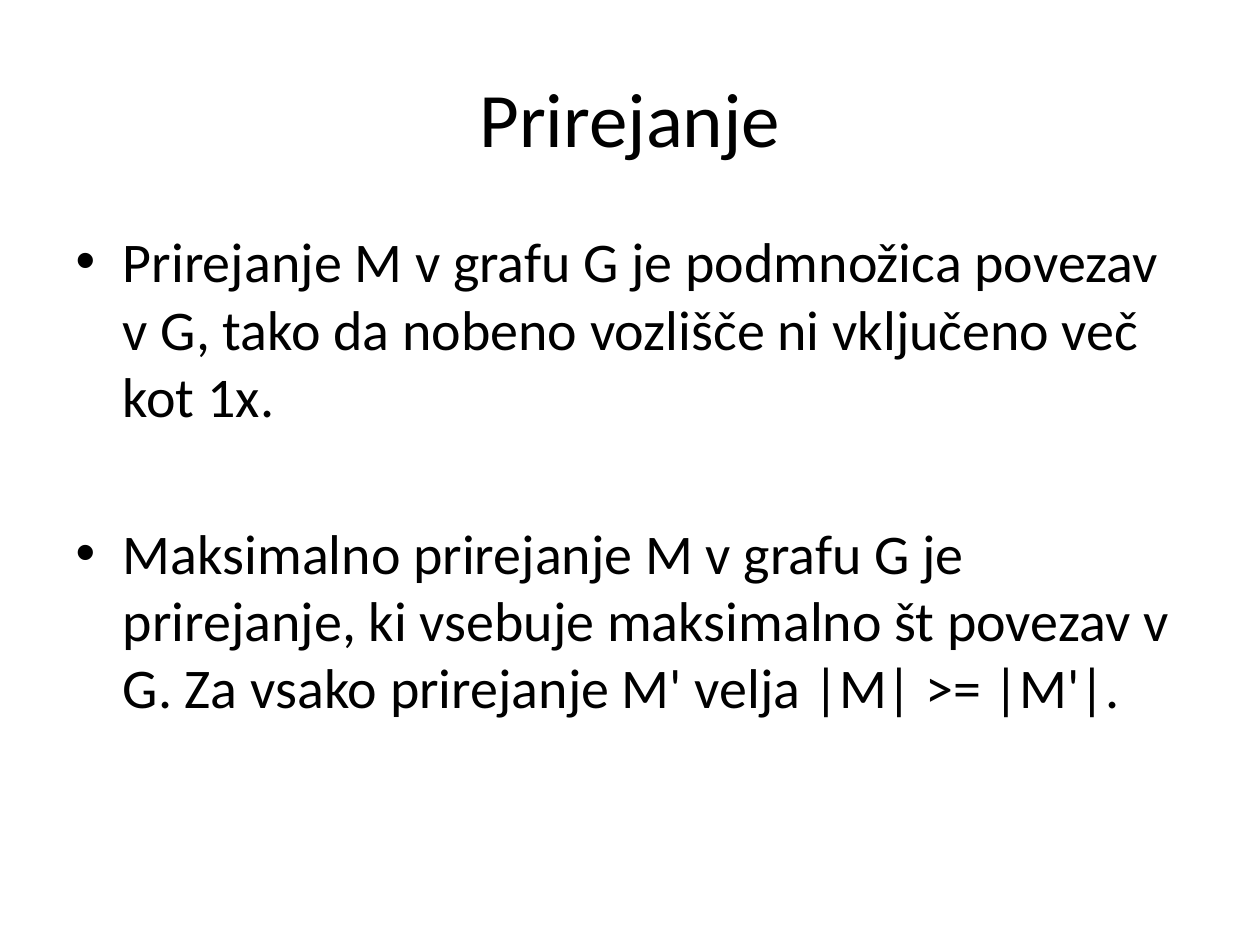
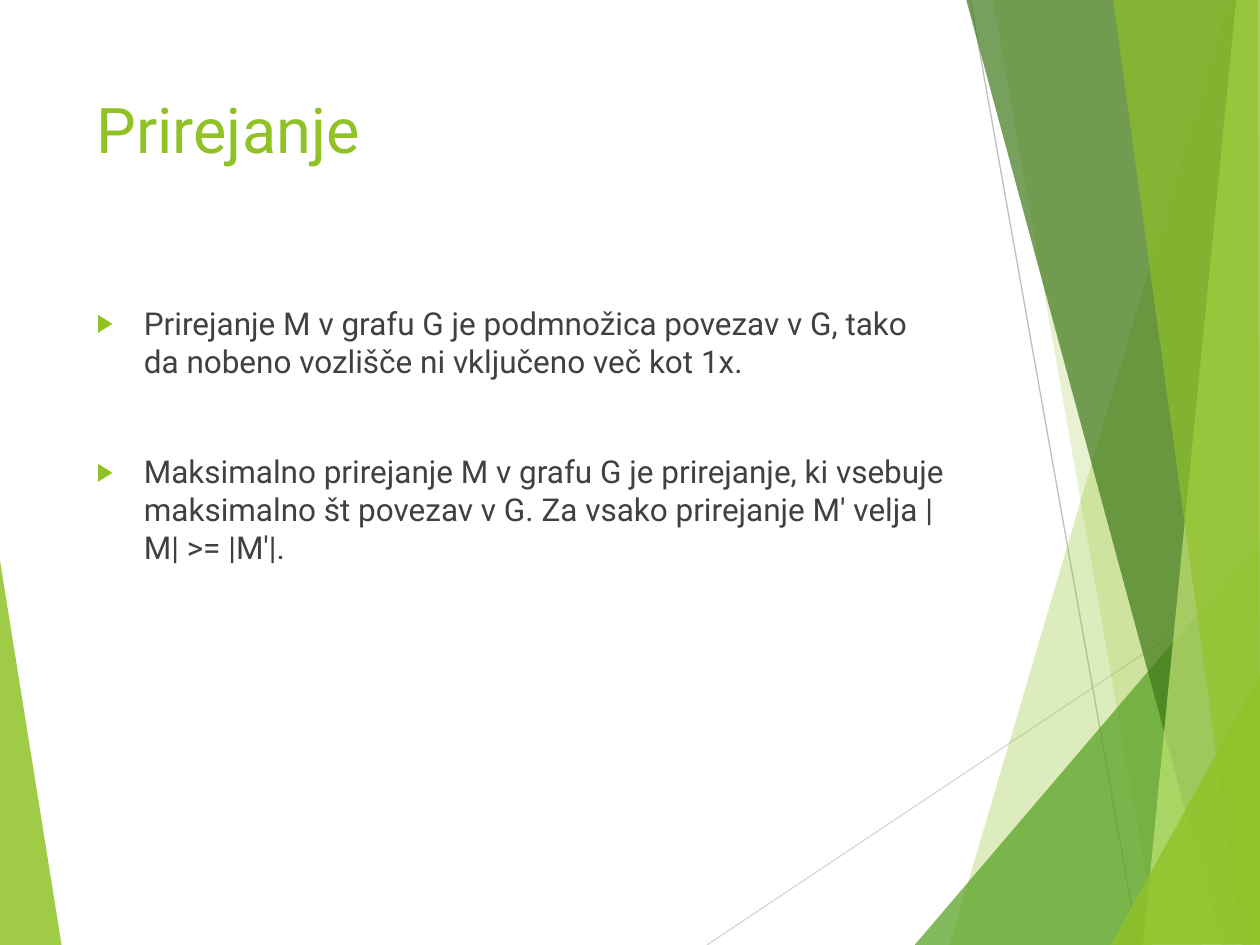
Before and after one commit to ZigaMr/BlossomAlgoritem, a slide deck: slide 4 of Blossomov algoritem.pptx. Drawn at 1260x945 pixels with LibreOffice and Linux fonts; fonts in the diff are those of the drawing. Boxes give left, top, right and bottom in pixels: in the first picture for what was removed or moved away, otherwise in the second. Text is boxed around its words. In the diff, an @@ line names an element or a change of style, - is before the commit and + after.

```diff
--- a/Blossomov algoritem.pptx
+++ b/Blossomov algoritem.pptx
@@ title "Prirejanje": place and size @@
-title "Prirejanje" at [479, 94, 780, 161]
+title "Prirejanje" at [97, 107, 360, 167]
@@ title "Prirejanje" at [97, 107, 360, 167]: size 44 to 36 pt, font Calibri to Roboto, text colour #000000 to #90C226; alignment centre to left; vertical alignment middle to top @@
@@ text "Prirejanje M v grafu G ...": place and size @@
-text "Prirejanje M v grafu G ..." at [123, 243, 1168, 718]
+text "Prirejanje M v grafu G ..." at [144, 311, 943, 563]
@@ text "Prirejanje M v grafu G ..." at [144, 311, 943, 563]: size 32 to 18 pt, font Calibri to Roboto, text colour #000000 to #404040; bullet • to ▶; more space between paragraphs @@
@@ group added at [0, 0, 1260, 945]: 8 freeform shapes, 2 lines @@
```
Also in this commit, not shown: 24 other slides changed, 7 slides added, 1 slide removed, 1 other file.
